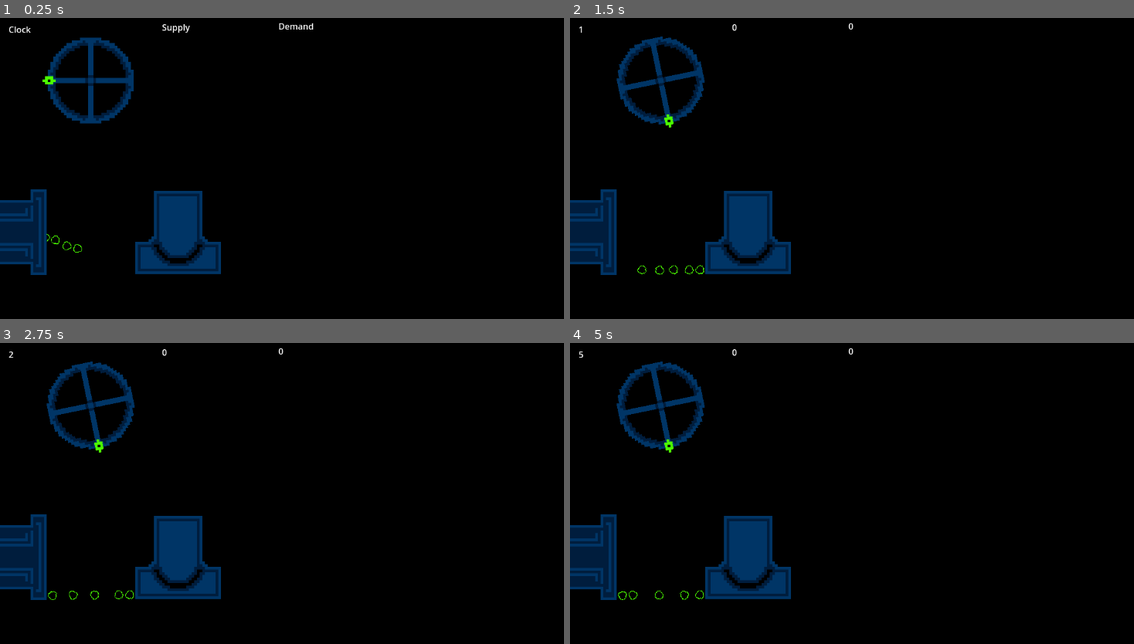
Above: before the commit, frames 1-4 (two rows, left to right).
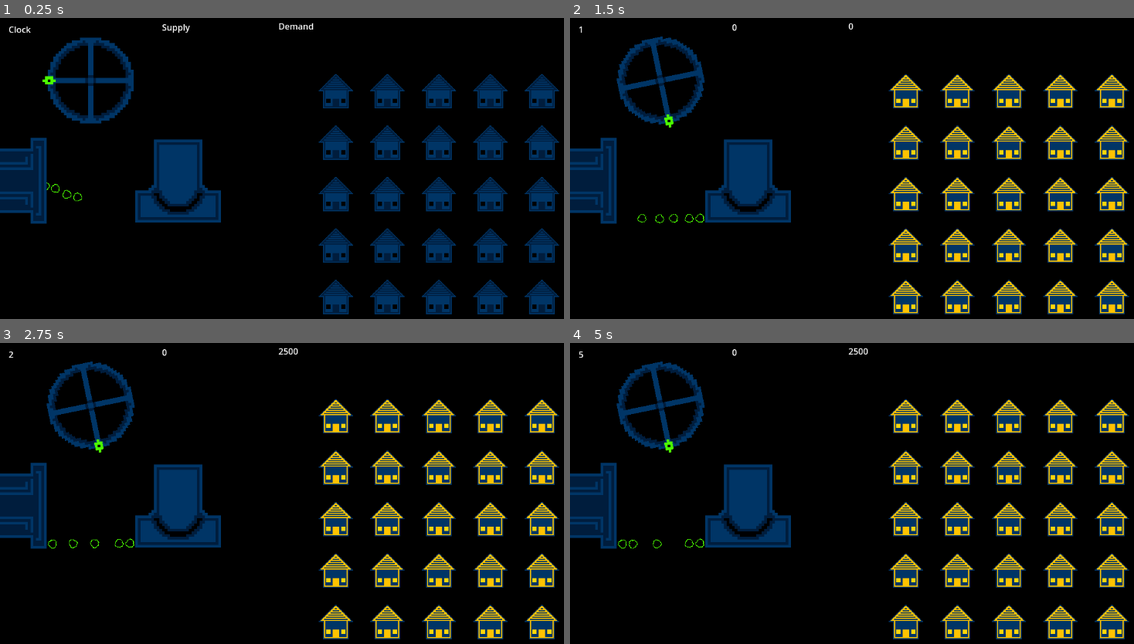
Above: after the commit, the same moments.

Repository: CWmain/BigModeGameJam2025
Game: Godot game, scene res://Levels/main_scene.tscn
Same seed, same stepped clock (60 frames per second), same inputs: the game is played once before the commit and once after it.
Inputs (mouse positions are in pixels of both pictures, inside the frame that each line leads up to):
- Up to frame 1 (0.25 s): no input
- Up to frame 2 (1.5 s): move the mouse to (620, 81) at 0.52 s; press the mouse at (620, 81) at 0.53 s; tap Enter at 1.25 s; move the mouse to (699, 270) at 1.27 s; release the mouse at (699, 270) at 1.28 s; tap T (Test_Click) at 1.35 s
- Up to frame 3 (2.75 s): move the mouse to (118, 595) at 2.02 s; press the mouse at (118, 595) at 2.03 s
- Up to frame 4 (5 s): tap Space at 2.75 s; move the mouse to (643, 595) at 2.77 s; release the mouse at (643, 595) at 2.78 s; tap T (Test_Click) at 2.85, 4.35 s; move the mouse to (648, 592) at 3.52 s; press the mouse at (648, 592) at 3.53 s; tap Enter at 4.25 s; move the mouse to (620, 595) at 4.27 s; release the mouse at (620, 595) at 4.28 s

The runs differ from the first frame. In frame 1, 19% of the frame differs, in the area x 0-100%, y 18-99%; in frame 2, 19%; in frame 3, 19%, in the area x 0-100%, y 1-99%; in frame 4, 19%.

Commit message:
Fixed issue caused bu accidently deleting add_child in house factory:

Diff:
--- a/Levels/main_scene.tscn
+++ b/Levels/main_scene.tscn
@@ -15,24 +15,24 @@
 
 [node name="MainScene" type="Node2D"]
 
+[node name="HouseFactory" parent="." instance=ExtResource("3_0jk0m")]
+position = Vector2(626, 141)
+rowLength = 5
+toGenerate = 25
+HOUSE_WIDTH = 96
+HOUSE_HEIGHT = 96
+
 [node name="DemandManager" parent="." node_paths=PackedStringArray("timer") instance=ExtResource("2_rhm0s")]
 timer = NodePath("../LevelTimer")
 
 [node name="SupplyManager" parent="." node_paths=PackedStringArray("timer") instance=ExtResource("3_piu73")]
 timer = NodePath("../LevelTimer")
 
-[node name="HouseFactory" parent="." instance=ExtResource("3_0jk0m")]
-position = Vector2(575, 160)
-rowLength = 5
-toGenerate = 25
-HOUSE_WIDTH = 96
-HOUSE_HEIGHT = 96
-
 [node name="Wheel" parent="." instance=ExtResource("3_3j2tn")]
 position = Vector2(169, 121)
 
 [node name="StaticBody2D2" type="StaticBody2D" parent="."]
-position = Vector2(172, 449)
+position = Vector2(172, 353)
 
 [node name="CollisionShape2D" type="CollisionShape2D" parent="StaticBody2D2"]
 position = Vector2(29.4, 35.6)
@@ -55,9 +55,9 @@
 sm = NodePath("../../SupplyManager")
 
 [node name="CoalGenerator" parent="." instance=ExtResource("10_gfq1h")]
-position = Vector2(332, 402)
+position = Vector2(332, 306)
 
 [node name="CoalDispenser" parent="." instance=ExtResource("11_uyeec")]
 z_index = 1
-position = Vector2(7, 404)
+position = Vector2(7, 308)
 rotation = 1.57079
--- a/Objects/House/house_factory.gd
+++ b/Objects/House/house_factory.gd
@@ -17,10 +17,11 @@
 	while i < toGenerate:
 		var curHouse: House = houseToPlace.instantiate()
 		curHouse.position = toPlacePosition
-
+		add_child(curHouse)
 		toPlacePosition += Vector2(HOUSE_WIDTH, 0)
 		# Max row sized reach, so reset to new row
 		if (toPlacePosition[0] > HOUSE_WIDTH*(rowLength-1)):
 			toPlacePosition[0] = 0
 			toPlacePosition[1] += HOUSE_HEIGHT
 		i += 1
+	print("Finished placing")
